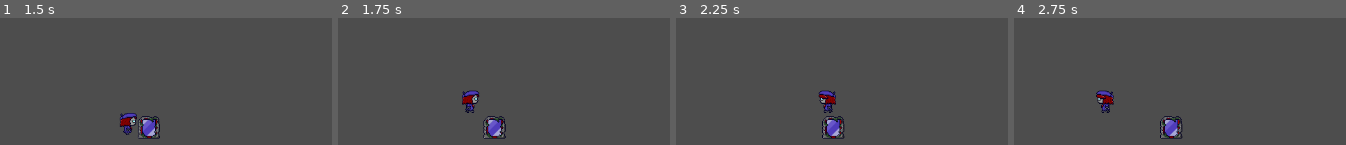
Above: before the commit, frames 1-4 (left to right).
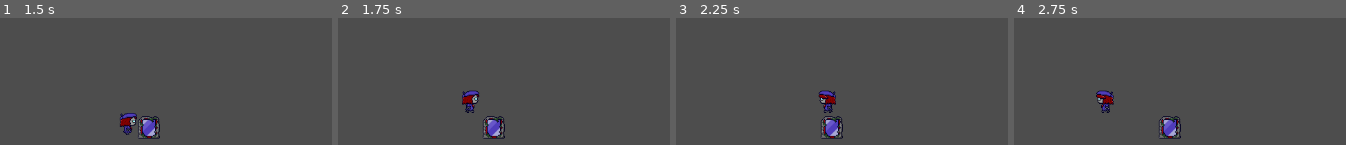
Above: after the commit, the same moments.

Repository: Alfreditann/rays2.1
Game: Godot game, scene res://Scenes/testing.tscn
Two runs of this game, one before a commit and one after it. Both use one fixed random seed, a clock stepped at 60 frames per second and the inputs below. This scene is started directly instead of the project's main scene.
Inputs:
- Up to frame 1 (1.5 s): tap Enter at 0.5 s; hold D (move_right) from 0.53 s (still down); tap Space (action_1) at 0.6, 1.35 s; tap W (move_up) at 0.77 s
- Up to frame 2 (1.75 s): keep holding D (move_right); tap W (move_up) at 1.52 s
- Up to frame 3 (2.25 s): release D (move_right) at 2.03 s; hold A (move_left) from 2.03 s (still down); tap Space (action_1) at 2.1 s
- Up to frame 4 (2.75 s): keep holding A (move_left)

Frame 1 is identical in both runs. In frame 2, 0.5% of the frame differs, in the area x 43-51%, y 77-96%; in frame 3, 0.7%; in frame 4, 0.7%.
Error in both runs: Invalid call. Nonexistent function 'queue_free' in base 'PackedScene'. (res://GDScripts/player.gd:21)

Commit message:
Pushable mirror 80% done

Diff:
--- a/rays/GDScripts/pushable_mirror.gd
+++ b/rays/GDScripts/pushable_mirror.gd
@@ -1,16 +1,11 @@
 extends RigidBody2D
 
-@onready var rayleft = $Rayleft
-@onready var rayright = $Rayright
 
-func _integrate_forces(state:) -> void:
-	var velocity = state.get_linear_velocity()
+# Called when the node enters the scene tree for the first time.
+func _ready() -> void:
+	pass # Replace with function body.
 
-	var hit_left = rayleft.is_colliding()
-	var hit_right = rayright.is_colliding()
 
-	if (hit_left and velocity.x < 0) or (hit_right and velocity.x > 0):
-		velocity.x = 0
-
-	velocity.y = 0
-	state.set_linear_velocity(velocity)
+# Called every frame. 'delta' is the elapsed time since the previous frame.
+func _process(delta: float) -> void:
+	pass
--- a/rays/Scenes/Player.tscn
+++ b/rays/Scenes/Player.tscn
@@ -175,7 +175,7 @@
 position = Vector2(0.5, 0.5)
 shape = SubResource("RectangleShape2D_gntrk")
 
-[node name="Area2D" type="Area2D" parent="."]
+[node name="Area2D" type="Area2D" parent="." groups=["player"]]
 
 [node name="CollisionShape2D" type="CollisionShape2D" parent="Area2D"]
 position = Vector2(0, 1)
--- a/rays/Scenes/pushable_mirror.tscn
+++ b/rays/Scenes/pushable_mirror.tscn
@@ -1,6 +1,37 @@
-[gd_scene load_steps=4 format=3 uid="uid://dbmyo5t0t7v7o"]
+[gd_scene load_steps=5 format=3 uid="uid://dbmyo5t0t7v7o"]
 
 [ext_resource type="Texture2D" uid="uid://b6nau0hdpt3bv" path="res://Assets/Map/mirror.png" id="1_85veo"]
+
+[sub_resource type="GDScript" id="GDScript_85veo"]
+script/source = "extends RigidBody2D
+
+@onready var ray_left  = $Rayleft
+@onready var ray_right = $Rayright
+
+
+var push_cooldown := 0
+
+func _physics_process(delta):
+	var player_detected := false
+
+	if ray_left.is_colliding():
+		if ray_left.get_collider().is_in_group(\"player\"):
+			player_detected = true
+
+	if ray_right.is_colliding():
+		if ray_right.get_collider().is_in_group(\"player\"):
+			player_detected = true
+
+	if player_detected:
+		freeze = false
+		push_cooldown = 2
+	else:
+		if push_cooldown > 0:
+			push_cooldown -= 1
+		else:
+			freeze = true
+			freeze_mode = RigidBody2D.FREEZE_MODE_STATIC
+"
 
 [sub_resource type="RectangleShape2D" id="RectangleShape2D_lmwj1"]
 size = Vector2(32, 30)
@@ -12,6 +43,7 @@
 gravity_scale = 0.0
 linear_damp = 10.0
 angular_damp = 10.0
+script = SubResource("GDScript_85veo")
 
 [node name="CollisionShape2D" type="CollisionShape2D" parent="."]
 light_mask = 3
--- a/rays/Scenes/testing.tscn
+++ b/rays/Scenes/testing.tscn
@@ -5,7 +5,7 @@
 
 [node name="Testing" type="Node2D"]
 
-[node name="player" parent="." instance=ExtResource("1_siu27")]
+[node name="player" parent="." groups=["player"] instance=ExtResource("1_siu27")]
 position = Vector2(239, 239)
 
 [node name="PushableMirror" parent="." instance=ExtResource("2_sx6hp")]
Not shown, changed: rays/GDScripts/pushable_mirror.gd.uid
